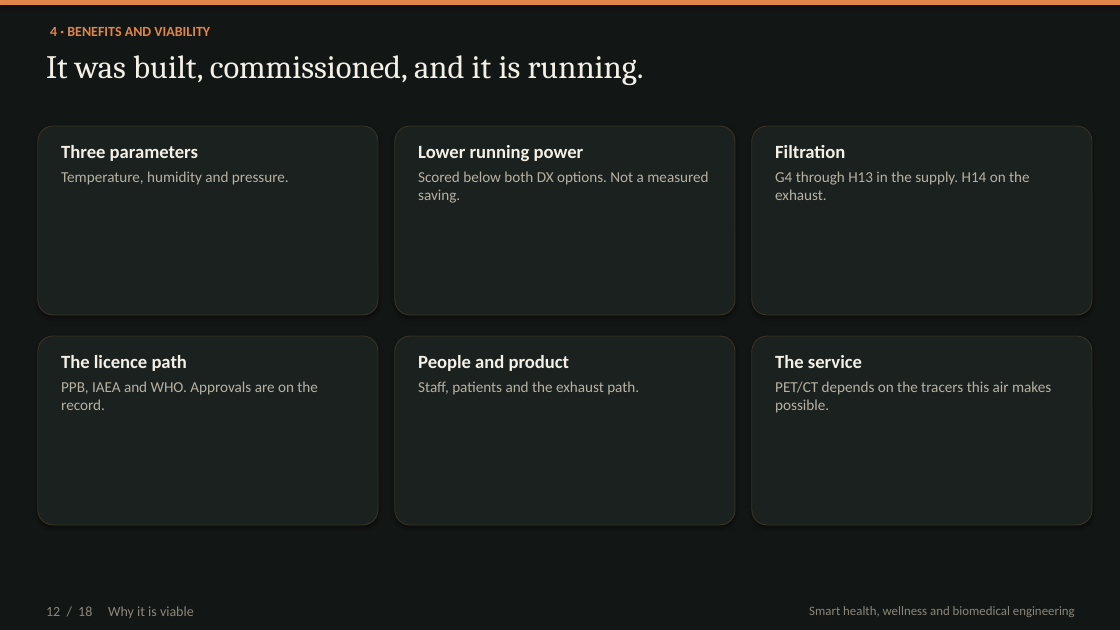
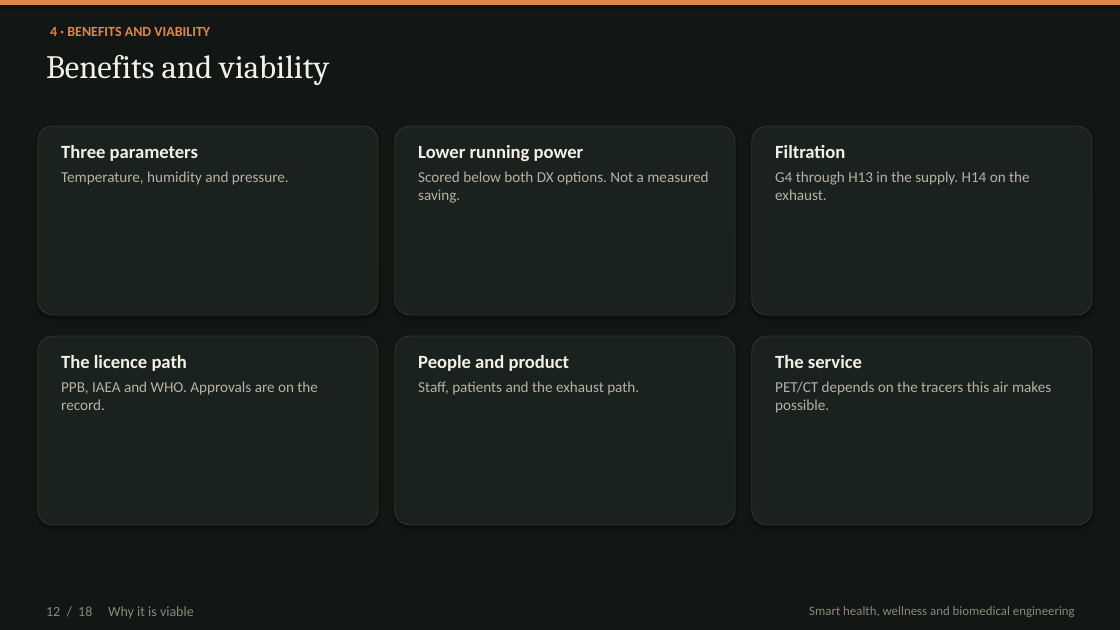
Before and after one commit to kakaijacob/Special-Operations-Schema, a slide deck: slide 12 of iek-talks/IEK_Cyclotron_HVAC_18_slides.pptx. Drawn at 1120x630 pixels with LibreOffice and Linux fonts; fonts in the diff are those of the drawing. Boxes give left, top, right and bottom in pixels: in the first picture for what was removed or moved away, otherwise in the second. Text is boxed around its words. In the diff, an @@ line names an element or a change of style, - is before the commit and + after.

```diff
--- a/iek-talks/IEK_Cyclotron_HVAC_18_slides.pptx
+++ b/iek-talks/IEK_Cyclotron_HVAC_18_slides.pptx
@@ text at <box>46,55,329,85</box>: text changed @@
-It was built, commissioned, and it is running.
+Benefits and viability
```
Also in this commit, not shown: 17 other slides changed, 1 other file.
